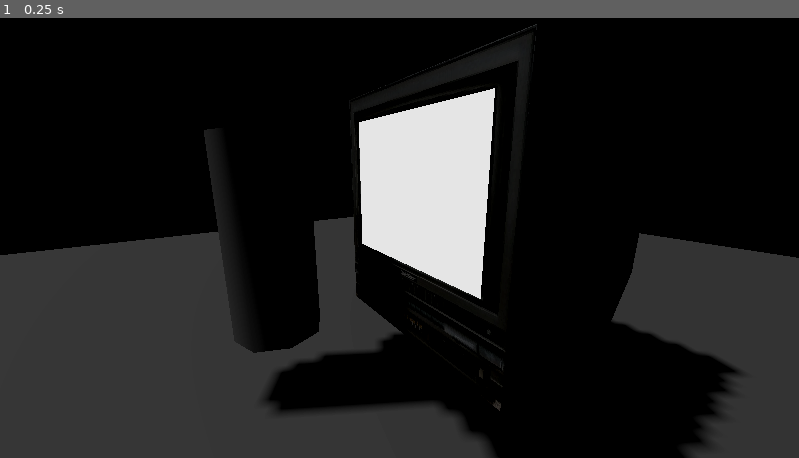
Above: before the commit, frame 1.
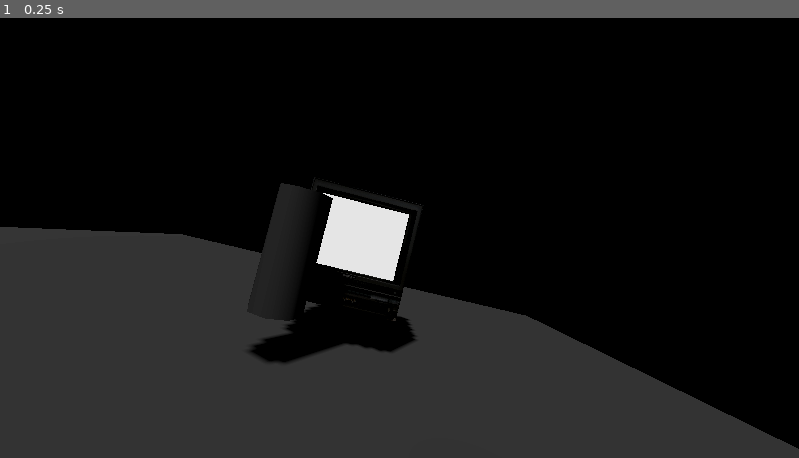
Above: after the commit, the same moment.

Repository: bezark/Scream-TV-Jam
Game: Godot game, scene res://spooky_tv.tscn
Same seed, same stepped clock (60 frames per second), same inputs: the game is played once before the commit and once after it. Video files are missing from this copy of the repository; at most half a second of black plays in their place.
Inputs:
- Up to frame 1 (0.25 s): no input

The runs differ from the first frame. In frame 1, 30% of the frame differs, in the area x 0-100%, y 1-100%.

Commit message:
Ingredients

Diff:
--- a/Scream-tv-jam/spooky_tv.tscn
+++ b/Scream-tv-jam/spooky_tv.tscn
@@ -24,6 +24,9 @@
 sdfgi_enabled = true
 glow_enabled = true
 glow_blend_mode = 0
+volumetric_fog_enabled = true
+volumetric_fog_density = 0.6345
+volumetric_fog_albedo = Color(0.101961, 0.101961, 0.101961, 1)
 
 [sub_resource type="StandardMaterial3D" id="StandardMaterial3D_03f8q"]
 albedo_texture = ExtResource("2_upehn")
@@ -79,7 +82,7 @@
 autoplay = true
 
 [node name="Camera3D" type="Camera3D" parent="."]
-transform = Transform3D(-0.567915, 0.189868, -0.800888, -2.01665e-08, 0.97303, 0.230678, 0.823087, 0.131006, -0.552599, -1.04776, 0.22483, -1.27142)
+transform = Transform3D(-0.968186, 0.240771, 0.0681576, 0.237912, 0.970126, -0.0474655, -0.0775498, -0.0297399, -0.996545, -0.188588, 0.100917, -3.38324)
 
 [node name="CSGBox3D" type="CSGBox3D" parent="."]
 transform = Transform3D(1, 0, 0, 0, 1, 0, 0, 0, 1, 0, -1, 0)
Not shown, changed: README.md
